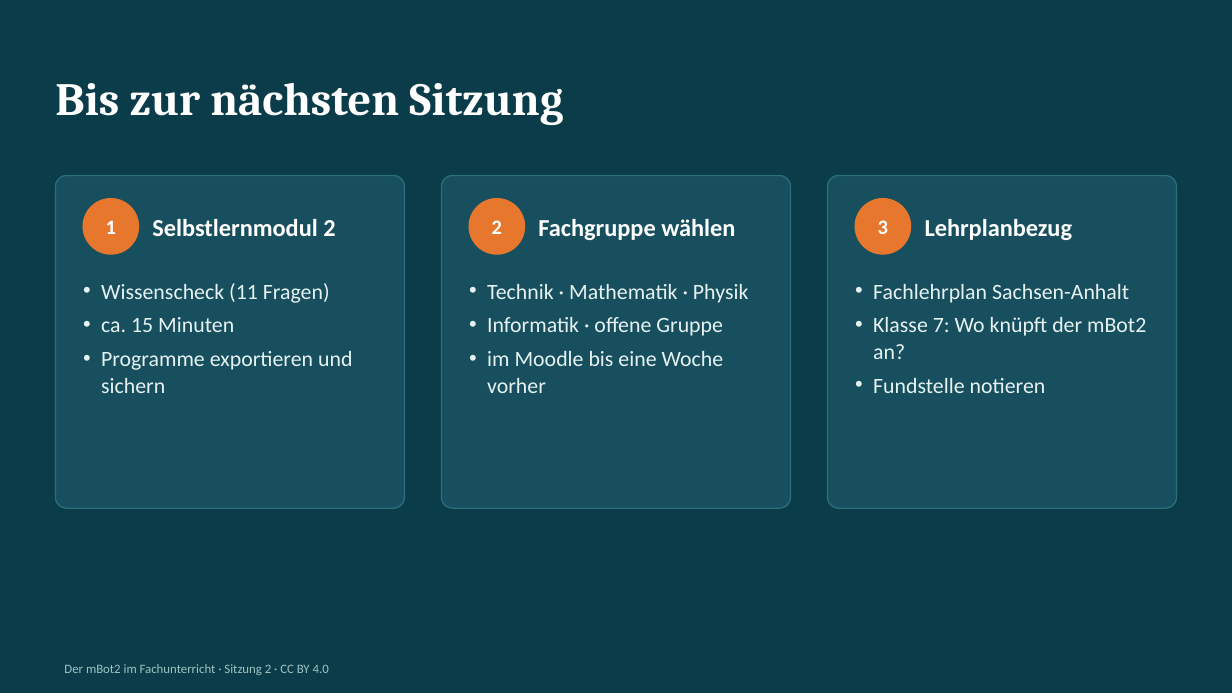
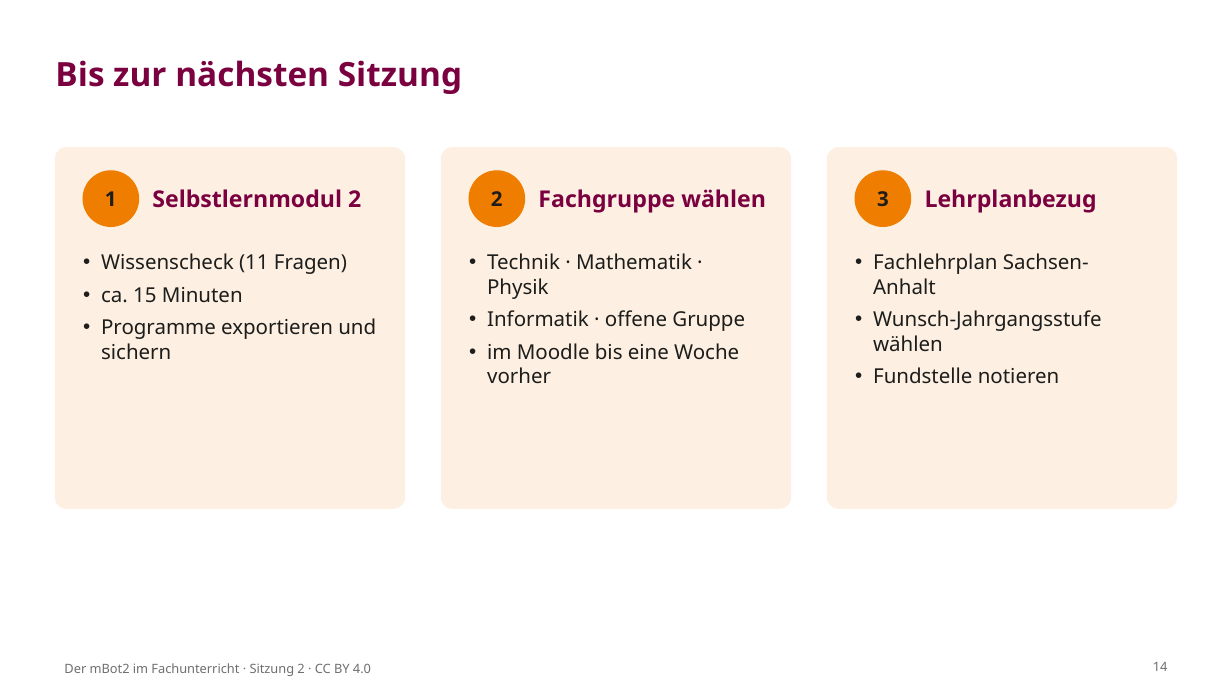
Before and after one commit to OVGU-VET-TechEd/MBOT2_Weiterbildung, a slide deck: slide 14 of Session_2_Programmieren_Open_Roberta/S2_Folien.pptx. Drawn at 1232x693 pixels with LibreOffice and Linux fonts; fonts in the diff are those of the drawing; background and template pictures are left out. Boxes give left, top, right and bottom in pixels: in the first picture for what was removed or moved away, otherwise in the second. Text is boxed around its words. In the diff, an @@ line names an element or a change of style, - is before the commit and + after.

```diff
--- a/Session_2_Programmieren_Open_Roberta/S2_Folien.pptx
+++ b/Session_2_Programmieren_Open_Roberta/S2_Folien.pptx
@@ background #0B3C49 to #FFFFFF @@
@@ title "Bis zur nächsten Sitzung": place and size @@
-title "Bis zur nächsten Sitzung" at <box>55,83,563,125</box>
+title "Bis zur nächsten Sitzung" at <box>55,60,462,94</box>
@@ title "Bis zur nächsten Sitzung" at <box>55,60,462,94</box>: size 36 to 26 pt, font Cambria to Noto Sans, text colour #FFFFFF to #7A003F @@
@@ rounded rectangle: place and size @@
-rounded rectangle at <box>55,176,405,508</box>
+rounded rectangle at <box>55,148,405,508</box>
@@ fill #174F5E to #FDF0E3; outline #2C6E7C 1 pt to #FDF0E3 1 pt; proportions changed in 3 elements at <box>828,148,1177,508</box>, <box>55,148,405,508</box>, <box>442,148,791,508</box> @@
@@ rounded rectangle: place and size @@
-rounded rectangle at <box>442,176,791,508</box>
+rounded rectangle at <box>442,148,791,508</box>
@@ rounded rectangle: place and size @@
-rounded rectangle at <box>828,176,1177,508</box>
+rounded rectangle at <box>828,148,1177,508</box>
@@ 6 texts, 3 ellipses: place and size @@
-6 texts, 3 ellipses at <box>83,199,1073,254</box>
+6 texts, 3 ellipses at <box>83,171,1097,226</box>
@@ font Calibri to Noto Sans, text colour #FFFFFF to #1D1D1B in 3 elements at <box>105,191,117,206</box>, <box>491,191,503,206</box>, <box>877,191,889,206</box> @@
@@ fill #E8772E to #EF7D00; outline #E8772E 1 pt to #EF7D00 1 pt in 3 elements at <box>83,171,139,226</box>, <box>470,171,525,226</box>, <box>856,171,911,226</box> @@
@@ size 19 to 18 pt, font Calibri to Noto Sans, text colour #FFFFFF to #7A003F in 3 elements at <box>152,189,361,208</box>, <box>538,189,766,213</box>, <box>925,189,1097,213</box> @@
@@ text "Wissenscheck (11 Fragen)": place and size @@
-text "Wissenscheck (11 Fragen)" at <box>101,283,352,393</box>
+text "Wissenscheck (11 Fragen)" at <box>101,253,376,360</box>
@@ text "Wissenscheck (11 Fragen)" at <box>101,253,376,360</box>: size 17 to 16 pt, font Calibri to Noto Sans, text colour #E6F2F1 to #1D1D1B @@
@@ text "Technik · Mathematik · Physik" at <box>487,253,745,384</box>: size 17 to 16 pt, font Calibri to Noto Sans, text colour #E6F2F1 to #1D1D1B @@
@@ text "Technik · Mathematik · Physik": place and size @@
-text "Technik · Mathematik · Physik" at <box>487,284,749,393</box>
+text "Technik · Mathematik · Physik" at <box>487,253,745,384</box>
@@ text "Fachlehrplan Sachsen-Anhalt": place and size @@
-text "Fachlehrplan Sachsen-Anhalt" at <box>873,284,1146,393</box>
+text "Fachlehrplan Sachsen-Anhalt" at <box>873,253,1102,384</box>
@@ text at <box>873,253,1089,384</box>: size 17 to 16 pt, font Calibri to Noto Sans, text colour #E6F2F1 to #1D1D1B in "Fachlehrplan Sachsen-Anhalt", "Fundstelle notieren" @@
@@ text at <box>873,310,1102,352</box>: text changed; size 17 to 16 pt; font Calibri to Noto Sans; text colour #E6F2F1 to #1D1D1B @@
-• Klasse 7: Wo knüpft der mBot2 an?
+• Wunsch-Jahrgangsstufe wählen
@@ text "Der mBot2 im Fachunterricht · ..." at <box>64,663,371,676</box>: font Calibri to Noto Sans, text colour #9FC3C0 to #706F6F @@
@@ page number added at <box>1153,662,1168,671</box>, 10 pt, text #706F6F @@
+14
```
Also in this commit, not shown: 13 other slides changed, 57 other files.
